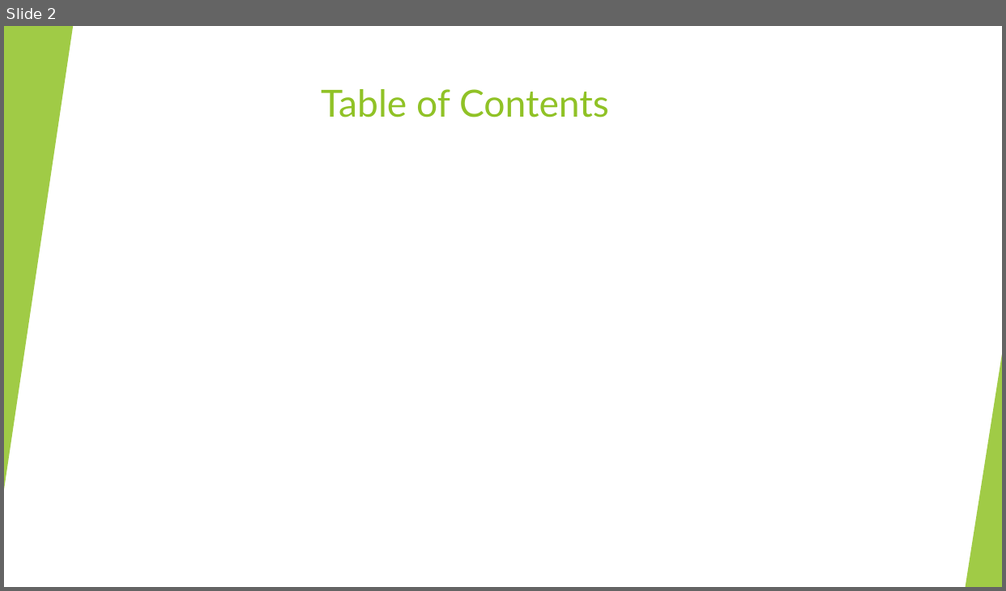
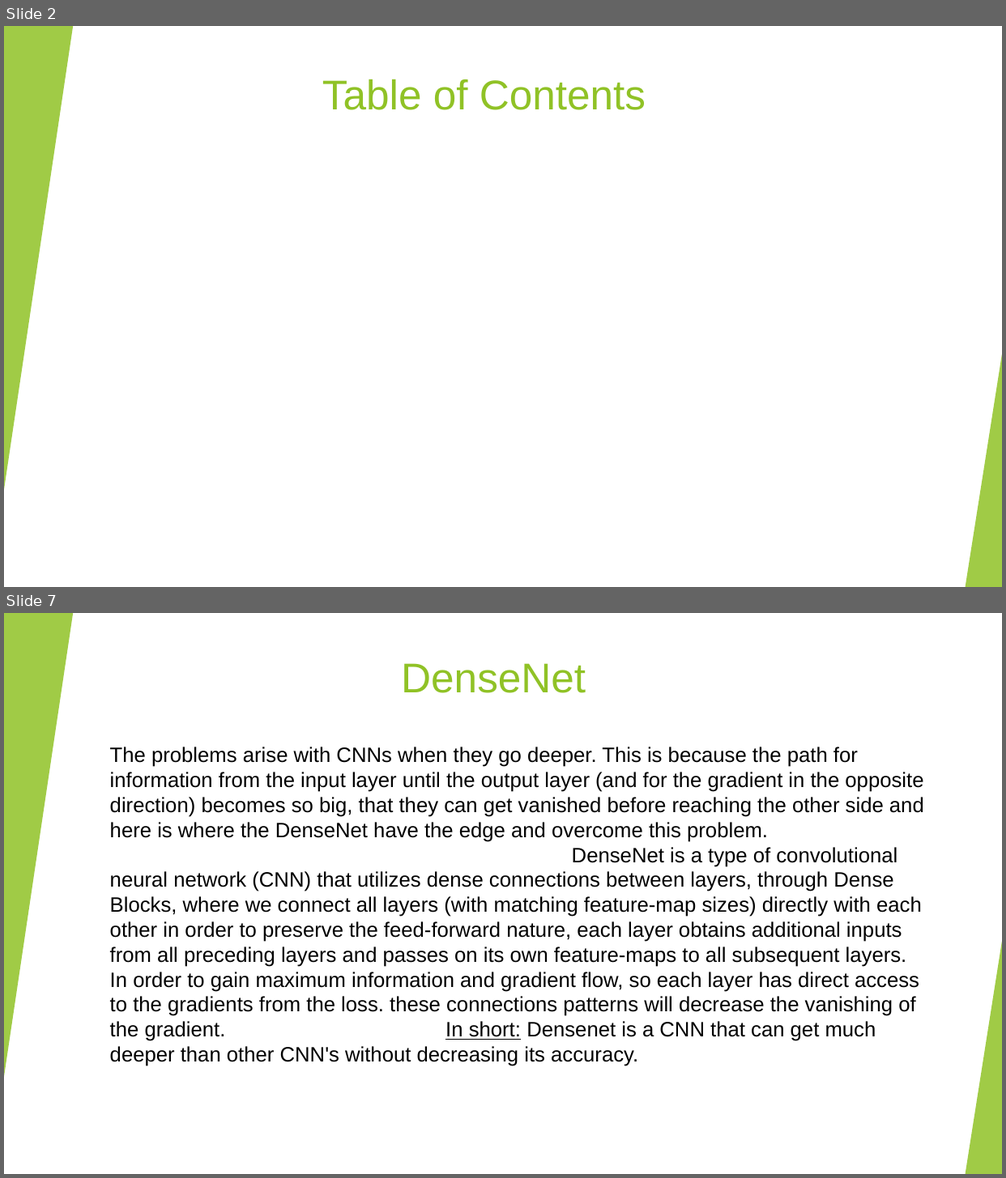
Before and after one commit to Shenhav26/Final_project, a slide deck: capstone project phase A.pptx. Shown one above the other, each under a label of ours: slide 2 before the commit, slides 2 and 7 after it; the slides between them are not shown. The pictures are 1006x591 and 1006x1178 pixels, drawn with LibreOffice and Linux fonts; fonts in the diff are those of the drawing. Boxes give left, top, right and bottom in pixels: in the first picture for what was removed or moved away, otherwise in the second. Text is boxed around its words. In the diff, an @@ line names an element or a change of style, - is before the commit and + after.

```diff
--- a/capstone project phase A.pptx
+++ b/capstone project phase A.pptx
@@ slide 7 added at bbox=[4, 613, 1002, 1174], background #FFFFFF; not listed: 10 template elements that a slide beside it also shows @@
@@ rectangle added at bbox=[4, 613, 1002, 1174], fill #FFFFFF @@
@@ triangle added at bbox=[4, 613, 73, 1077], fill #90C226 at 85% opacity @@
@@ title added at bbox=[401, 663, 586, 693], 40 pt, text #90C226 @@
+DenseNet
@@ text added at bbox=[110, 747, 924, 1067], 20 pt, text #000000 @@
+The problems arise with CNNs when they go deeper. This is because the path for information from the input layer until the output layer (and for the gradient in the opposite direction) becomes so big, that they can get vanished before reaching the other side and here is where the DenseNet have the edge and overcome this problem. DenseNet is a type of convolutional neural network (CNN) that utilizes dense connections between layers, through Dense Blocks, where we connect all layers (with matching feature-map sizes) directly with each other in order to preserve the feed-forward nature, each layer obtains additional inputs from all preceding layers and passes on its own feature-maps to all subsequent layers. In order to gain maximum information and gradient flow, so each layer has direct access to the gradients from the loss. these connections patterns will decrease the vanishing of the gradient. In short: Densenet is a CNN that can get much deeper than other CNN's without decreasing its accuracy.
@@ triangle added at bbox=[965, 942, 1002, 1174], fill #90C226 at 85% opacity @@
@@ slide 2 changed as well @@
@@ title "Table of Contents": place and size @@
-title "Table of Contents" at bbox=[321, 89, 609, 118]
+title "Table of Contents" at bbox=[322, 79, 646, 110]
@@ title "Table of Contents" at bbox=[322, 79, 646, 110]: size 36 to 40 pt, font Lato to Arial @@
```
Also in this commit, not shown: 5 other slides changed, 9 other slides added.
